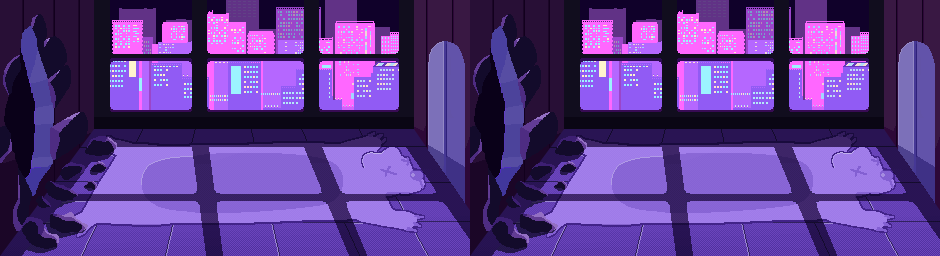
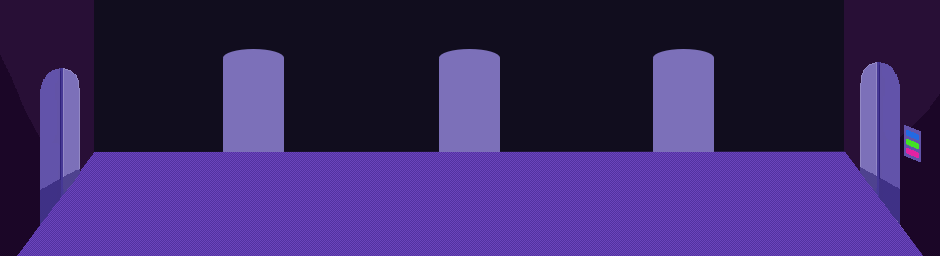
Revision of a layered 940 x 256 image; what changed, layer by layer:
added layer "Pintar camada 10" (1st of 3) above "Pintar camada 10" over [896, 64, 940, 192]
added layer "Pintar camada 10" (2nd of 3) above "Pintar camada 10" over [896, 73, 940, 201]
added layer "Pintar camada 10" (3rd of 3) above "Pintar camada 9" over [896, 82, 940, 210]
added layer "Pintar camada 9" above "Plano de fundo" over [832, 64, 940, 192]
added layer "Plano de fundo" (2nd of 6) above "Plano de fundo" over [0, 0, 143, 256]
added layer "Plano de fundo" (3rd of 6) above "Pintar camada 8" over [817, 22, 940, 256]
added layer "Pintar camada 2" (1st of 4) above "Pintar camada 2" over [601, 23, 793, 215]
added layer "Pintar camada 2" (2nd of 4) above "Pintar camada 2" over [171, 23, 363, 215]
added layer "Pintar camada 2" (3rd of 4) above "Pintar camada 2" over [387, 23, 579, 215]
added layer "Pintar camada 2" (4th of 4) above "Pintar camada 5" over [0, 0, 940, 256]
added layer "Pintar camada 5" above "Pintar camada 6" over [0, 86, 940, 256]
added layer "Pintar camada 6" (1st of 2) above "Pintar camada 6" over [64, 0, 940, 256]
added layer "Pintar camada 6" (2nd of 2) above "Pintar camada 4" over [0, 0, 128, 256]
added layer "Pintar camada 4" above "Plano de fundo" over [0, 0, 940, 214]
hid "Plano de fundo" (4th of 6), painted on it over [342, 0, 940, 256]
hid "Plano de fundo" (5th of 6) over [0, 0, 512, 256]
